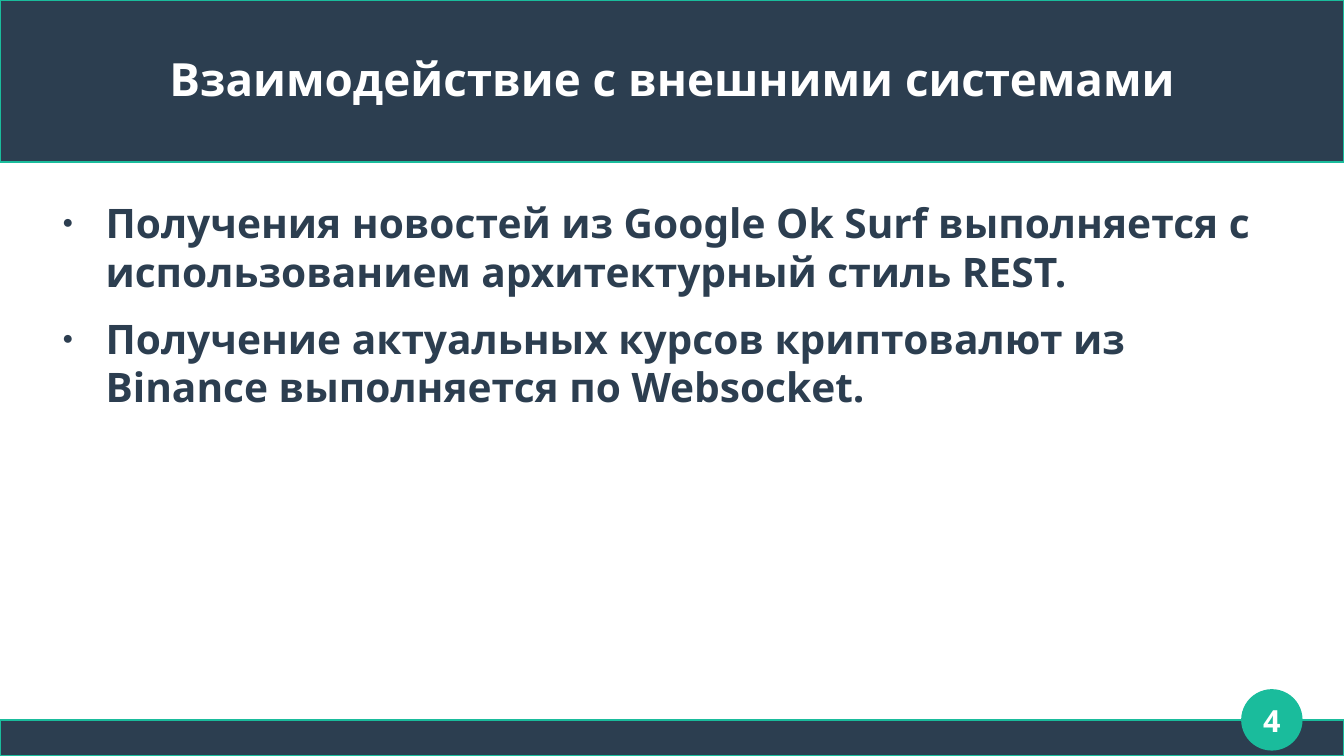
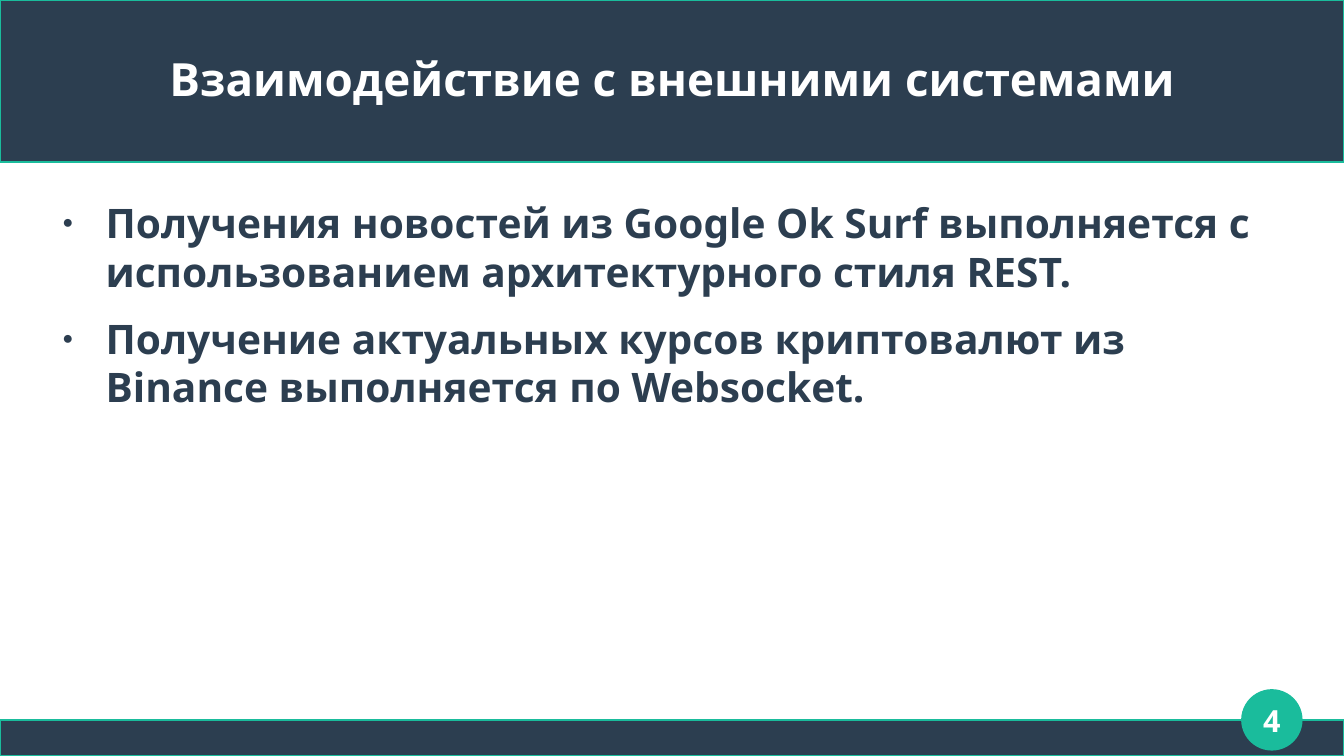
Before and after one commit to ezjdev/News-aggregator, a slide deck: slide 4 of News aggregator.odp. Drawn at 1344x756 pixels with LibreOffice and Linux fonts; fonts in the diff are those of the drawing. Boxes give left, top, right and bottom in pixels: in the first picture for what was removed or moved away, otherwise in the second. Text is boxed around its words. In the diff, an @@ line names an element or a change of style, - is before the commit and + after.

Commit message:
Changes in presentation files

```diff
--- a/News aggregator.odp
+++ b/News aggregator.odp
@@ text at [106,206,1250,297]: text changed @@
-● Получения новостей из Google Ok Surf выполняется с использованием архитектурный стиль REST.
+● Получения новостей из Google Ok Surf выполняется с использованием архитектурного стиля REST.
```
Also in this commit, not shown: 1 other slide changed, 1 other file.
